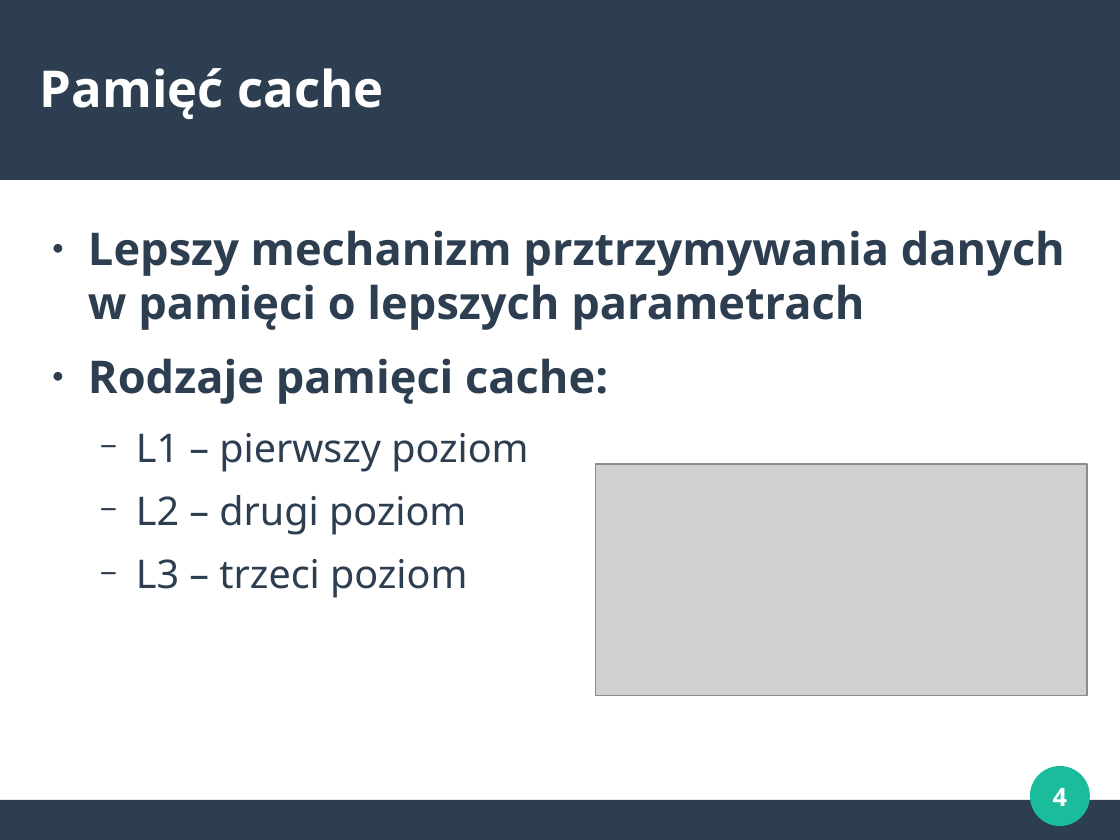
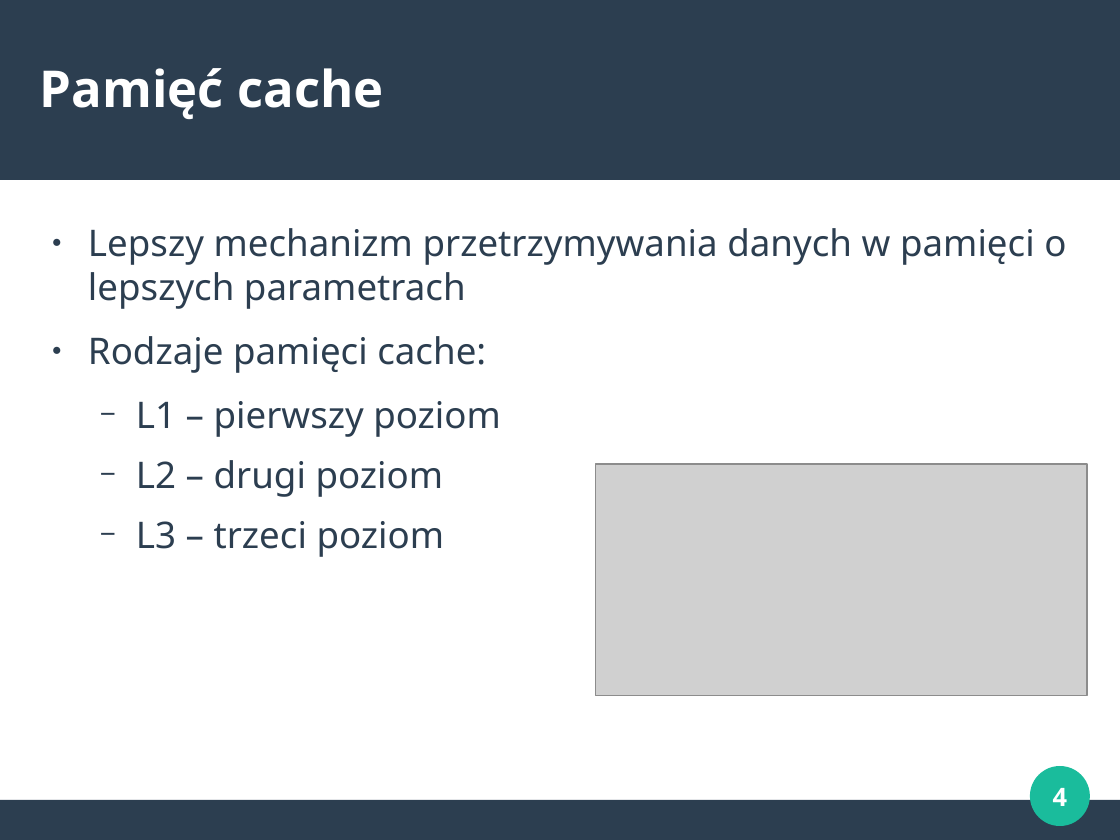
Before and after one commit to marcinbedcyc/seminarium, a slide deck: slide 4 of prezentacje/hdf5.odp. Drawn at 1120x840 pixels with LibreOffice and Linux fonts; fonts in the diff are those of the drawing; grey boxes stand for pictures. Boxes give left, top, right and bottom in pixels: in the first picture for what was removed or moved away, otherwise in the second. Text is boxed around its words. In the diff, an @@ line names an element or a change of style, - is before the commit and + after.

Commit message:
Finish hdf5 presentation

```diff
--- a/prezentacje/hdf5.odp
+++ b/prezentacje/hdf5.odp
@@ text at (88, 228, 1066, 309): text changed; size 32 to 26 pt; bold off @@
-● Lepszy mechanizm prztrzymywania danych w pamięci o lepszych parametrach
+● Lepszy mechanizm przetrzymywania danych w pamięci o lepszych parametrach
@@ text at (88, 336, 501, 557): size 32 to 26 pt, bold off in "Rodzaje pamięci cache:"; size 28 to 26 pt in "L1 – pierwszy poziom", "L2 – drugi poziom", "L3 – trzeci poziom" @@
```
Also in this commit, not shown: 2 other slides changed, 16 slides added, 1 slide removed, 2 other files.
